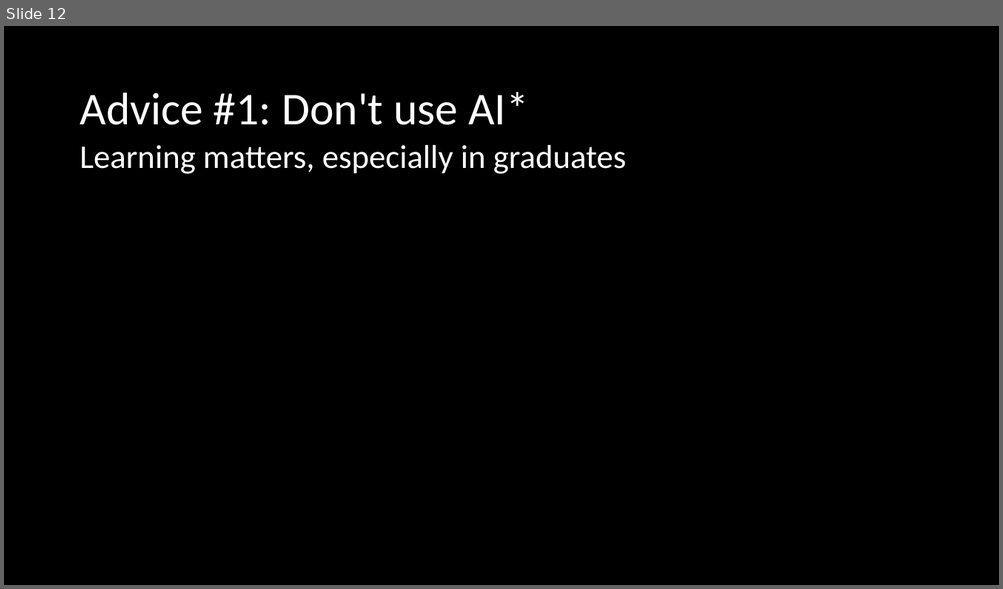
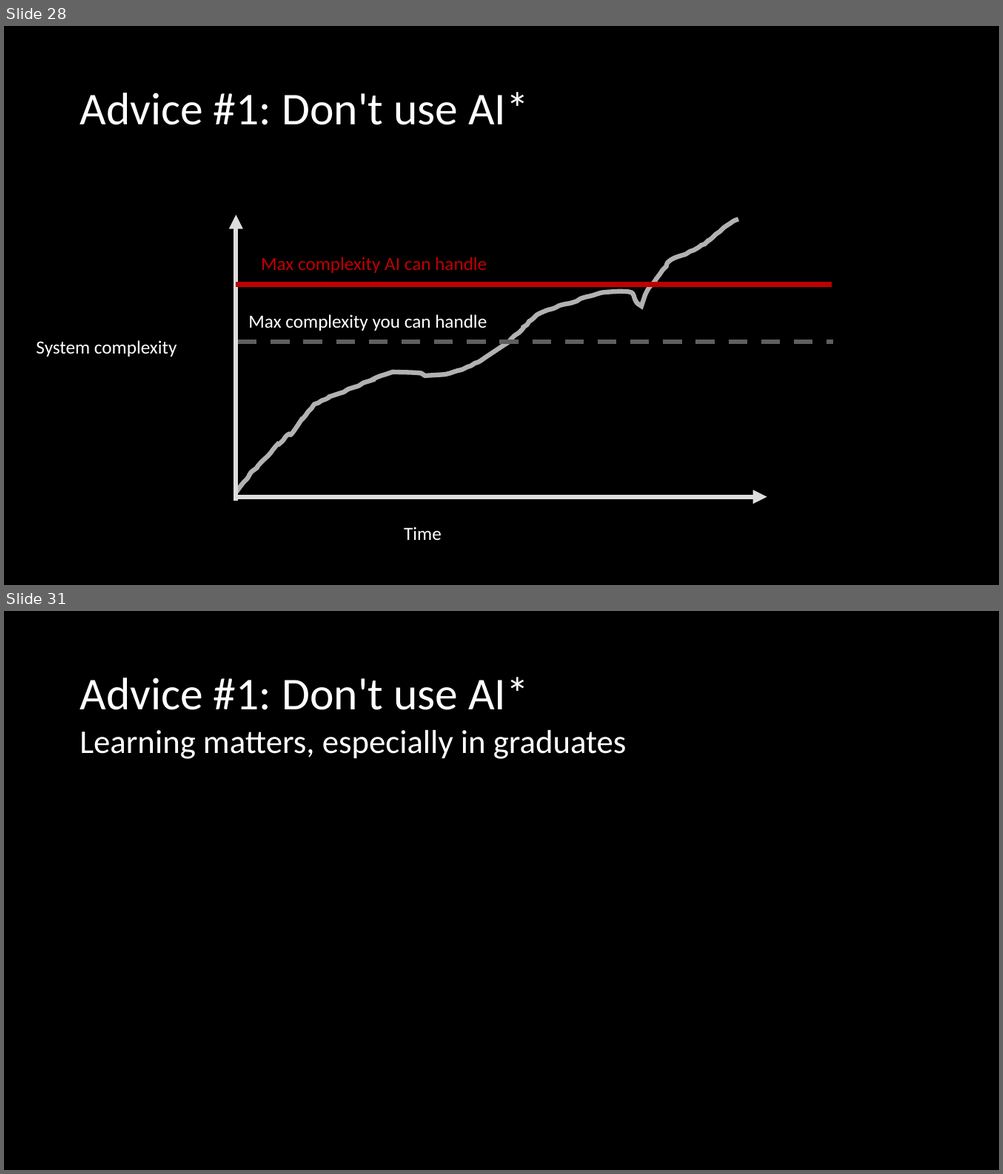
Before and after one commit to atomfinger/presentations, a slide deck: aberystwyth-2026/presentation-aber.pptx. Shown one above the other, each under a label of ours: slide 12 before the commit, slides 28 and 31 after it; the slides between them are not shown. The pictures are 1003x589 and 1003x1174 pixels, drawn with LibreOffice and Linux fonts; fonts in the diff are those of the drawing. Boxes give left, top, right and bottom in pixels: in the first picture for what was removed or moved away, otherwise in the second. Text is boxed around its words. In the diff, an @@ line names an element or a change of style, - is before the commit and + after.

```diff
--- a/aberystwyth-2026/presentation-aber.pptx
+++ b/aberystwyth-2026/presentation-aber.pptx
@@ slide 28 added at <box>4,26,999,585</box>, background #000000 @@
@@ title added at <box>79,92,529,125</box>, 44 pt, text #FFFFFF @@
+Advice #1: Don't use AI*
@@ freeform shape added at <box>236,219,738,493</box>, outline #B2B2B2 4.5 pt @@
@@ arrow added from (236, 501) to (236, 215), #DDDDDD 4.5 pt @@
@@ rectangle added at <box>797,215,881,491</box>, fill #000000, outline #000000 1 pt @@
@@ text added at <box>261,257,486,273</box>, 18 pt, text #C00000 @@
+Max complexity AI can handle
@@ line added from (236, 285) to (831, 285), #C00000 4.5 pt @@
@@ text added at <box>248,315,486,331</box>, 18 pt, text #FFFFFF @@
+Max complexity you can handle
@@ text added at <box>36,340,176,357</box>, 18 pt, text #FFFFFF @@
+System complexity
@@ line added from (239, 342) to (834, 342), #5F5F5F 4.5 pt dashed @@
@@ arrow added from (236, 497) to (766, 497), #DDDDDD 4.5 pt @@
@@ text added at <box>404,527,441,540</box>, 18 pt, text #FFFFFF @@
+Time
@@ what was slide 12 is now slide 31 @@
```
Also in this commit, not shown: 17 other slides added, 3 other files.
